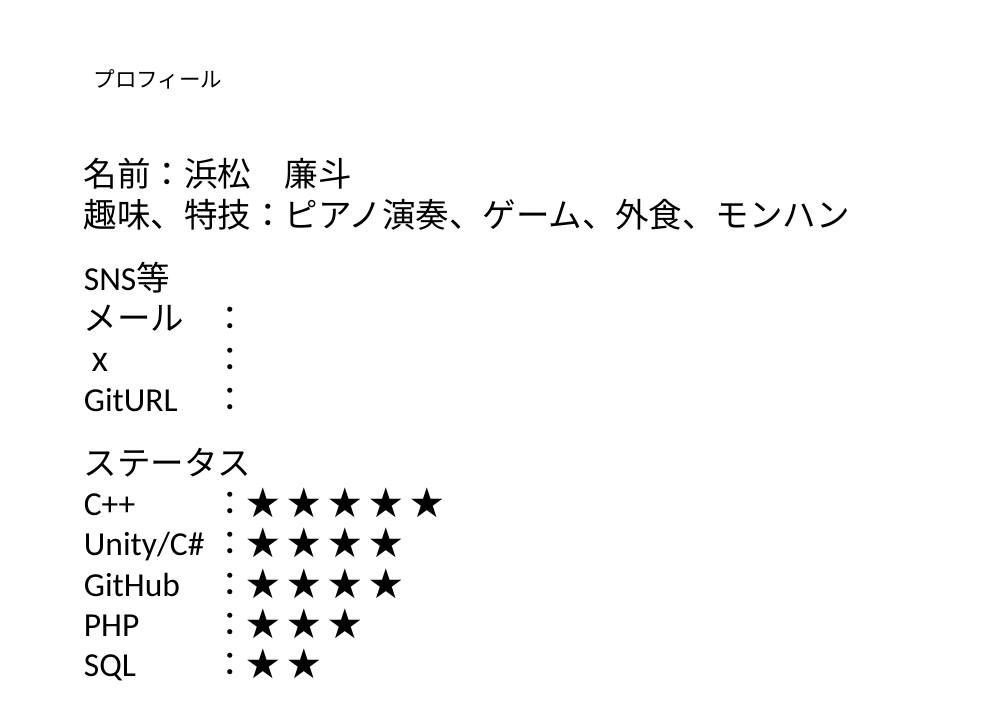
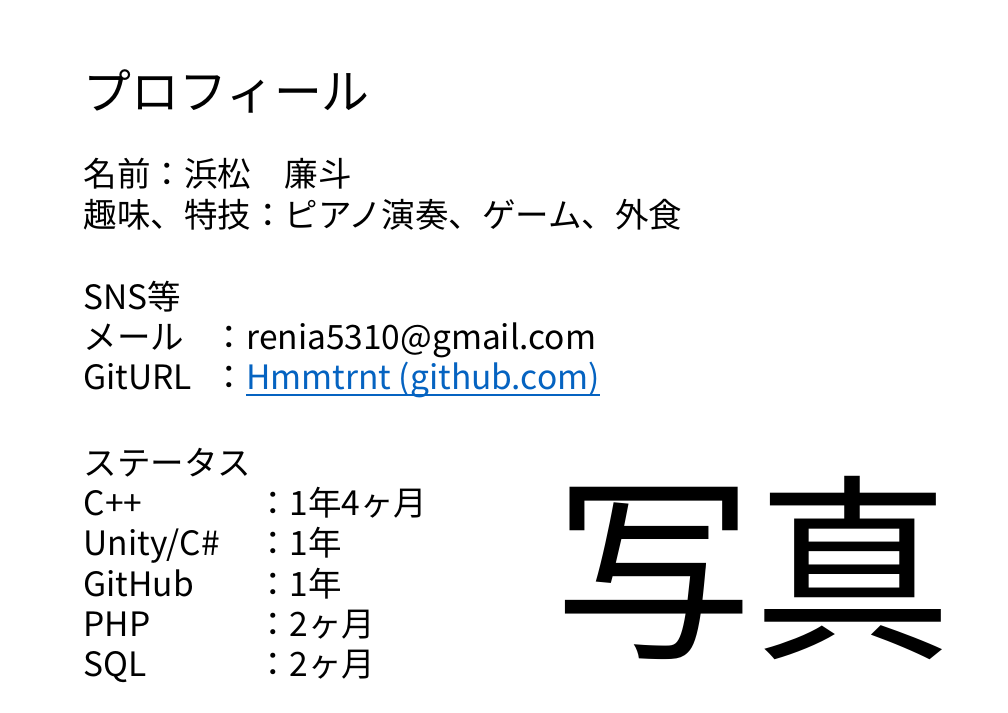
Before and after one commit to Hmmtrnt/Protfolio, a slide deck: slide 3 of ポートフォリオ.pptx. Drawn at 1008x713 pixels with LibreOffice and Linux fonts; fonts in the diff are those of the drawing. Boxes give left, top, right and bottom in pixels: in the first picture for what was removed or moved away, otherwise in the second. Text is boxed around its words. In the diff, an @@ line names an element or a change of style, - is before the commit and + after.

```diff
--- a/ポートフォリオ.pptx
+++ b/ポートフォリオ.pptx
@@ text "プロフィール": place and size @@
-text "プロフィール" at (94,69,223,89)
+text "プロフィール" at (84,69,370,113)
@@ text "プロフィール" at (84,69,370,113): size 18 to 40 pt, font Calibri to Noto Sans CJK JP @@
@@ text at (84,198,683,230): text changed; font Calibri to Noto Sans CJK JP @@
-趣味、特技：ピアノ演奏、ゲーム、外食、モンハン
+趣味、特技：ピアノ演奏、ゲーム、外食
@@ text "SNS等": place and size @@
-text "SNS等" at (84,263,184,412)
+text "SNS等" at (84,280,600,398)
@@ text at (84,280,182,312): font Calibri to Noto Sans CJK JP in "SNS等" @@
@@ text at (84,322,600,398): text changed; font Calibri to Noto Sans CJK JP @@
-メール ：
-ⅹ ：
-GitURL ：
+メール ：renia5310@gmail.com
+GitURL ：Hmmtrnt (github.com)
@@ text added at (554,475,952,659), 166 pt, text #000000 @@
+写真
@@ text at (84,486,427,682): text changed; font Calibri to Noto Sans CJK JP @@
-C++ ：★ ★ ★ ★ ★
-Unity/C# ：★ ★ ★ ★
-GitHub ：★ ★ ★ ★
-PHP ：★ ★ ★
-SQL ：★ ★
+C++ ：1年4ヶ月
+Unity/C# ：1年
+GitHub ：1年
+PHP ：2ヶ月
+SQL ：2ヶ月
```
Also in this commit, not shown: 4 other slides changed, 7 slides added, 7 slides removed, 1 other file.
